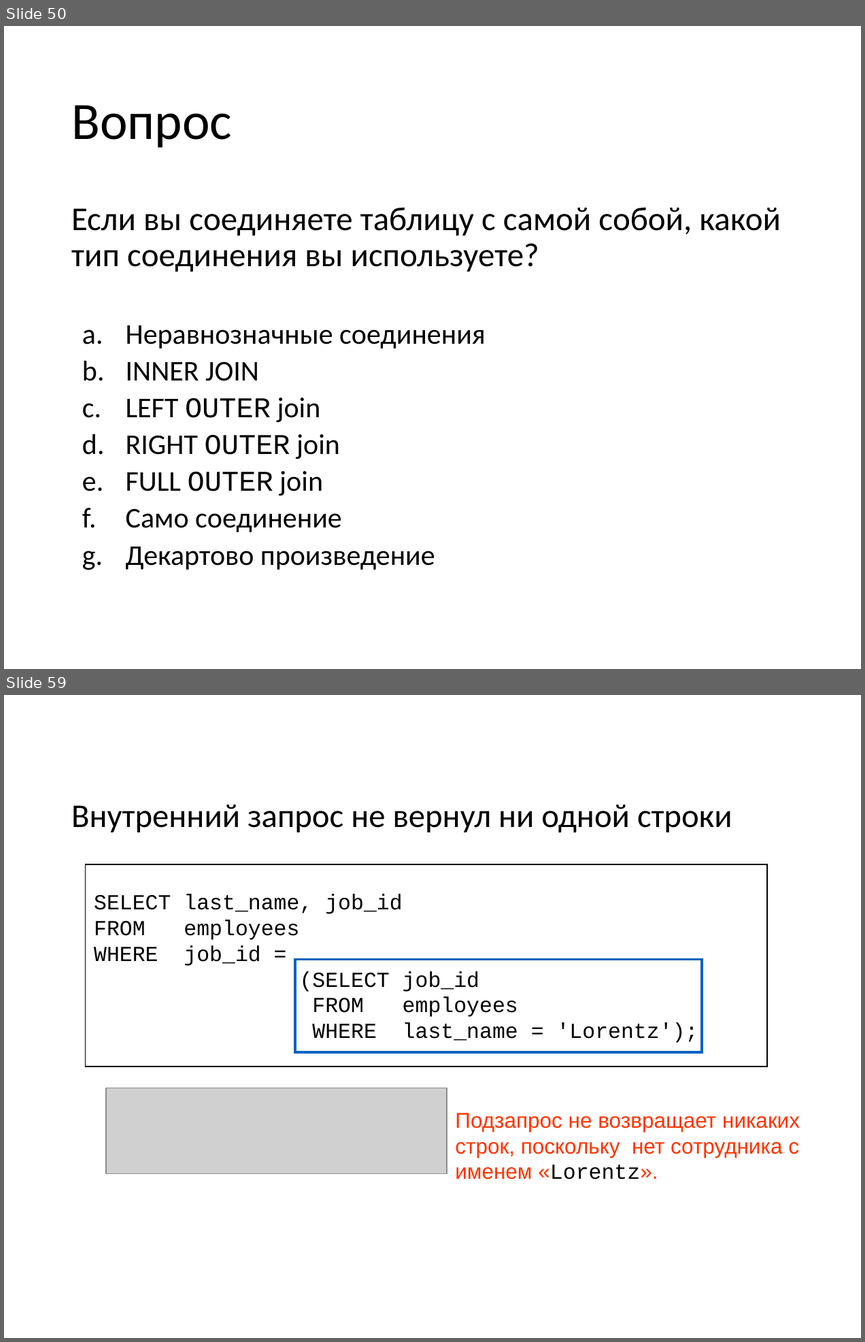
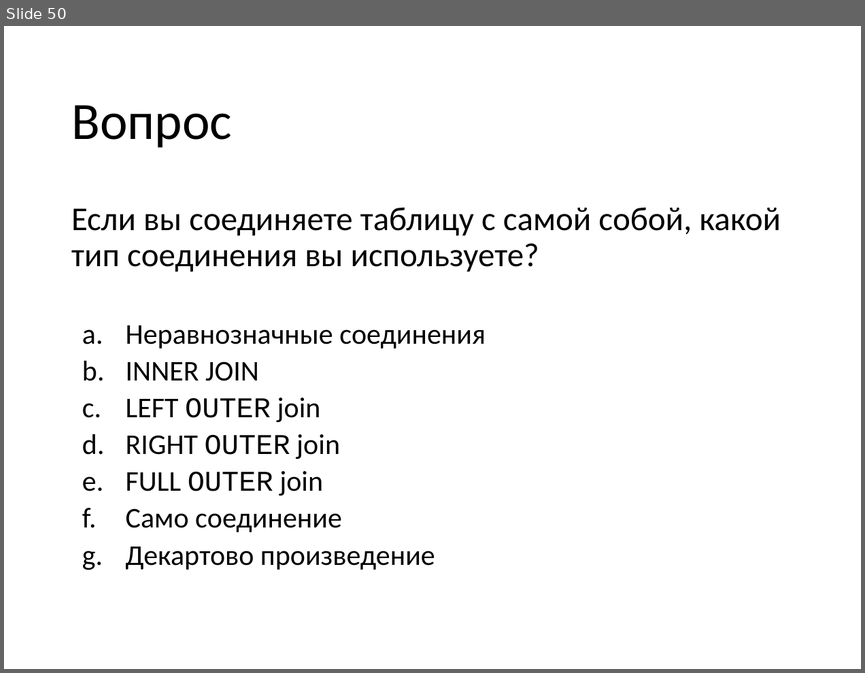
Before and after one commit to andreyzhurlov/ais_sql_hive_course_2, a slide deck: lecture_03/03_SQL_функции_и_соединения.pptx. Shown one above the other, each under a label of ours: slides 50 and 59 before the commit, slide 50 after it; the slides between them are not shown. The pictures are 865x1342 and 865x673 pixels, drawn with LibreOffice and Linux fonts; fonts in the diff are those of the drawing; grey boxes stand for pictures. Boxes give left, top, right and bottom in pixels: in the first picture for what was removed or moved away, otherwise in the second. Text is boxed around its words. In the diff, an @@ line names an element or a change of style, - is before the commit and + after.

```diff
--- a/lecture_03/03_SQL_функции_и_соединения.pptx
+++ b/lecture_03/03_SQL_функции_и_соединения.pptx
@@ slide 59 removed at box(4, 695, 861, 1338), background #FFFFFF @@
@@ title removed at box(71, 804, 732, 832) @@
-Внутренний запрос не вернул ни одной строки
@@ rectangle removed at box(86, 864, 768, 1066) @@
-SELECT last_name, job_id
-FROM employees
-WHERE job_id =
-(SELECT job_id
-FROM employees
-WHERE last_name = 'Lorentz');
@@ rectangle removed at box(295, 959, 702, 1051) @@
@@ picture removed at box(106, 1087, 447, 1173) @@
@@ text removed at box(455, 1113, 800, 1179) @@
-Подзапрос не возвращает никаких строк, поскольку нет сотрудника с именем «Lorentz».
```
Also in this commit, not shown: 16 other slides removed, 2 other files.
